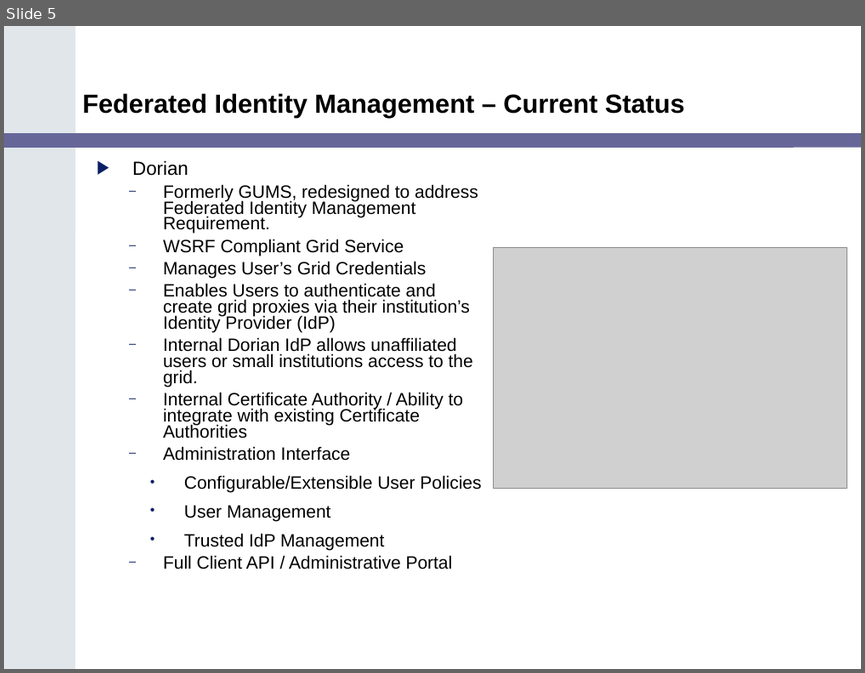
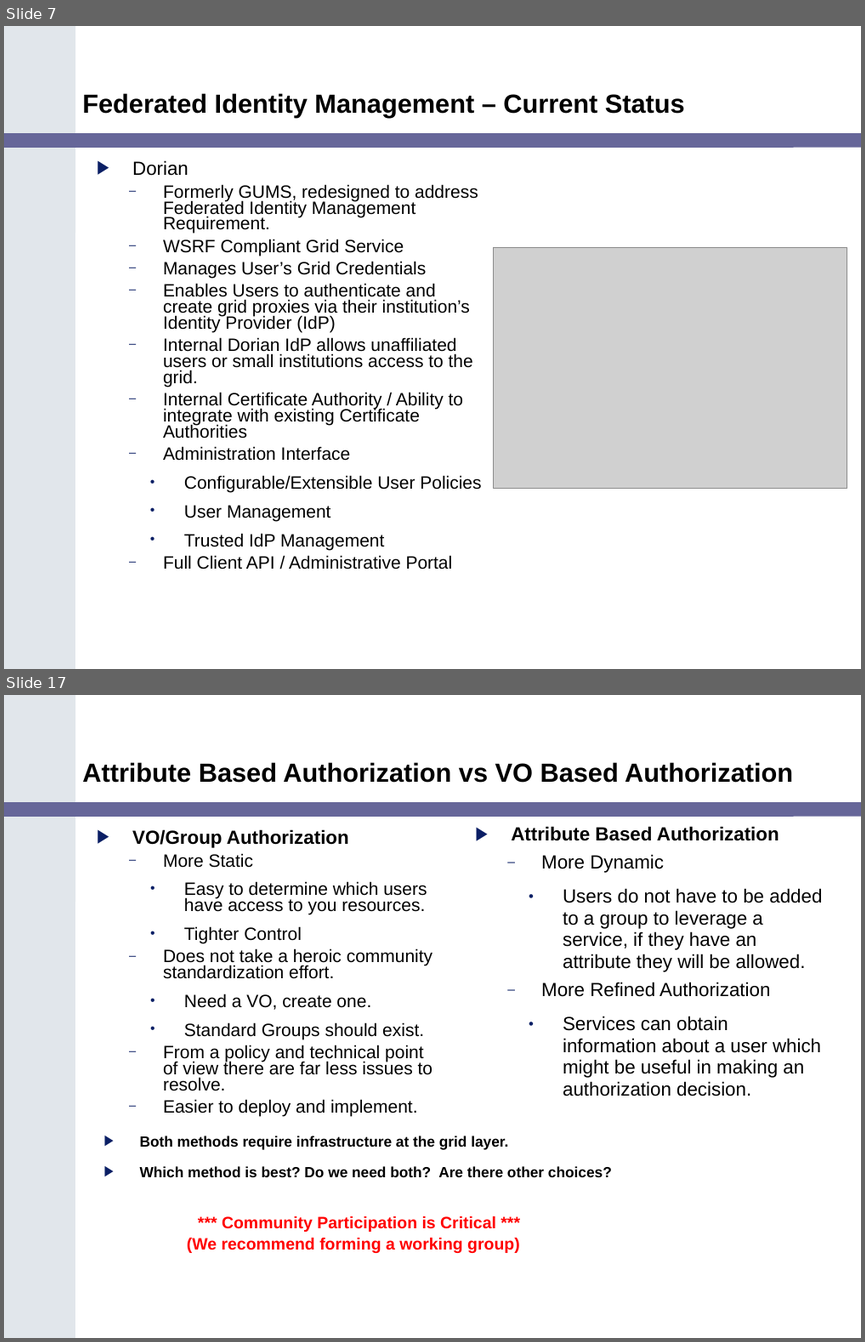
Before and after one commit to NCIP/cagrid-portal, a slide deck: cagrid-1-0/Documentation/presentations/200602_VCDE_ARCH/caGrid_Security_Arch_VCDE_Feb2.ppt. Shown one above the other, each under a label of ours: slide 5 before the commit, slides 7 and 17 after it; the slides between them are not shown. The pictures are 865x673 and 865x1342 pixels, drawn with LibreOffice and Linux fonts; fonts in the diff are those of the drawing; grey boxes stand for pictures; background and template pictures are left out. Boxes give left, top, right and bottom in pixels: in the first picture for what was removed or moved away, otherwise in the second. Text is boxed around its words. In the diff, an @@ line names an element or a change of style, - is before the commit and + after.

```diff
--- a/cagrid-1-0/Documentation/presentations/200602_VCDE_ARCH/caGrid_Security_Arch_VCDE_Feb2.ppt
+++ b/cagrid-1-0/Documentation/presentations/200602_VCDE_ARCH/caGrid_Security_Arch_VCDE_Feb2.ppt
@@ slide 17 added at <box>4,695,861,1338</box>, background #FFFFFF; not listed: 2 template elements that a slide beside it also shows @@
@@ title added at <box>82,762,793,783</box>, 22 pt, text #000000, bold @@
+Attribute Based Authorization vs VO Based Authorization
@@ text added at <box>132,829,432,1117</box>, 15 pt, text #000000 @@
+▶ VO/Group Authorization
+  – More Static
+    • Easy to determine which users have access to you resources.
+    • Tighter Control
+  – Does not take a heroic community standardization effort.
+    • Need a VO, create one.
+    • Standard Groups should exist.
+  – From a policy and technical point of view there are far less issues to resolve.
+  – Easier to deploy and implement.
@@ text added at <box>511,826,822,1096</box>, 16 pt, text #000000 @@
+▶ Attribute Based Authorization
+  – More Dynamic
+    • Users do not have to be added to a group to leverage a service, if they have an attribute they will be allowed.
+  – More Refined Authorization
+    • Services can obtain information about a user which might be useful in making an authorization decision.
@@ text added at <box>140,1135,612,1253</box>, 12.4 pt, text #000000, bold @@
+▶ Both methods require infrastructure at the grid layer.
+▶ Which method is best? Do we need both? Are there other choices?
+  *** Community Participation is Critical ***
+  (We recommend forming a working group)
@@ what was slide 5 is now slide 7 @@
```
Also in this commit, not shown: 6 slides changed, 10 other slides added, 1 slide removed.
